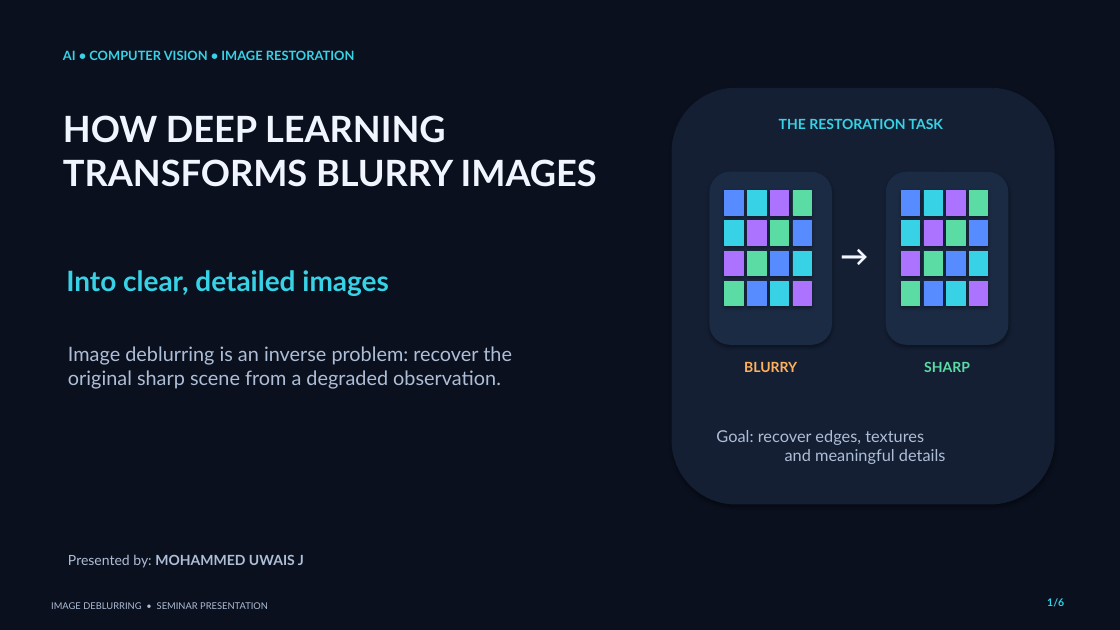
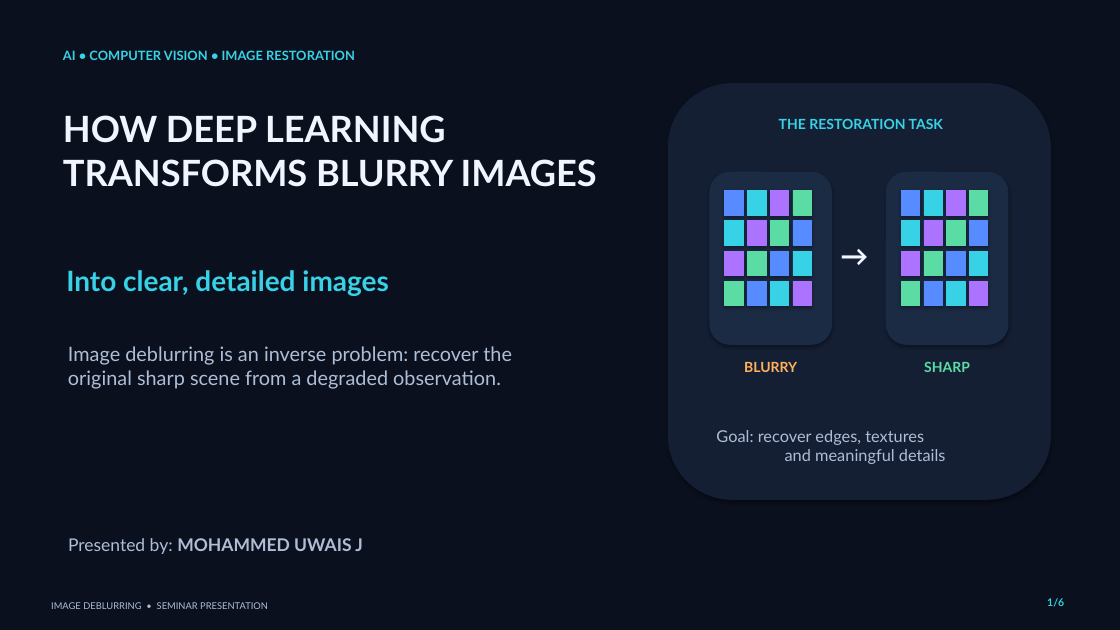
Before and after one commit to Mohammed-Uwais/presentation, a slide deck: slide 1 of Deep_Learning_Image_Deblurring_Seminar.pptx. Drawn at 1120x630 pixels with LibreOffice and Linux fonts; fonts in the diff are those of the drawing. Boxes give left, top, right and bottom in pixels: in the first picture for what was removed or moved away, otherwise in the second. Text is boxed around its words. In the diff, an @@ line names an element or a change of style, - is before the commit and + after.

```diff
--- a/Deep_Learning_Image_Deblurring_Seminar.pptx
+++ b/Deep_Learning_Image_Deblurring_Seminar.pptx
@@ rounded rectangle: place and size @@
-rounded rectangle at [672,88,1054,504]
+rounded rectangle at [669,83,1051,499]
@@ text "Presented by: MOHAMMED UWAIS J": place and size @@
-text "Presented by: MOHAMMED UWAIS J" at [68,554,304,568]
+text "Presented by: MOHAMMED UWAIS J" at [68,538,363,554]
@@ text "Presented by: MOHAMMED UWAIS J" at [68,538,363,554]: size 12 to 15 pt @@
```
Also in this commit, not shown: 1 other slide changed, 1 slide added, 6 other files.
